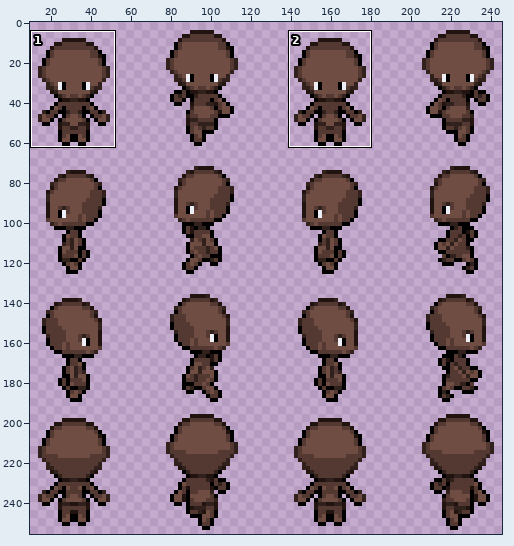
Edited in one commit: sprite sheet (images/bodyParts/body/gen5/f_tono_4.png). The picture above shows the old version from afar; the outline marks the close-up.
Close-up. Before the commit:
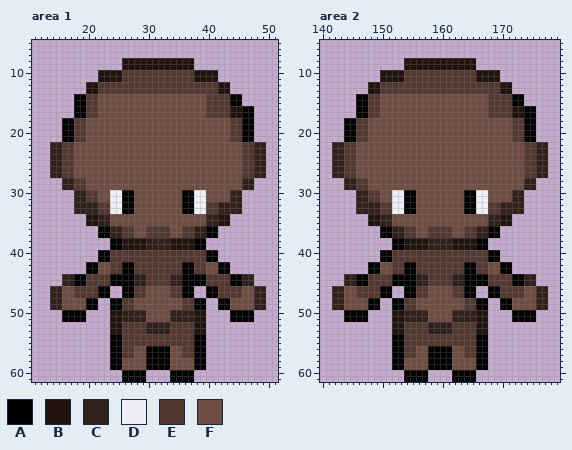
The file is 256x256 pixels. Colours within 5 levels of each other are drawn and written as one. Shown: area 1: x 11..51, y 5..61; area 2: x 140..179, y 5..61. The wide view leaves out empty margins. The commit also changed other parts of the picture, which this record leaves out.
Palette (. is transparent): A #000000  B #201310  C #30211d  D #eeeef7  E #533931  F #704d42
And afterwards:
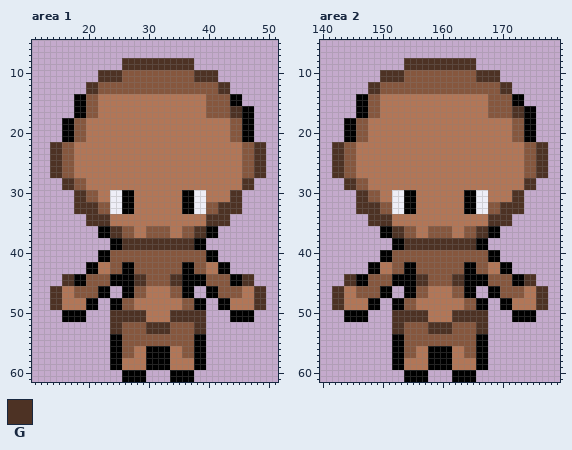
Colours new in this view: G #4d3224
From old to new:
colour E: #533931 -> #86573e
colour F: #704d42 -> #b27657
Changed rows in their new state; - is a pixel that keeps its letter.
Area 1:
first column x 20:
 8 ------GGGGGGGGGGGG--------
 9 ------GGGGGGGGGGGG--------
10 --GGGG------------GGGG----
11 --GGGG------------GGGG----
12 GG--------------------GG--
13 GG--------------------GG--
16 ------------------------GG
17 ------------------------GG
first column x 14:
22 GG--------------------------------GG
23 GG--------------------------------GG
24 GG--------------------------------GG
25 GG--------------------------------GG
26 GG--------------------------------GG
27 GG--------------------------------GG
28 --GG----------------------------GG--
29 --GG----------------------------GG--
30 ----GG------------------------GG----
31 ----GG------------------------GG----
32 ----GGGG--------------------GGGG----
33 ----GGGG--------------------GGGG----
34 ------GGGG----------------GGGG------
35 ------GGGG----------------GGGG------
36 ----------GG------------GG----------
37 ----------GG------------GG----------
38 ------------GGGGGGGGGGGG------------
39 ------------GGGGGGGGGGGG------------
first column x 14:
44 --GG----------GG----GG----------GG--
45 --GG----------GG----GG----------GG--
46 GG--------------------------------GG
47 GG--------------------------------GG
48 GG--------------------------------GG
49 GG--------------------------------GG
50 ----------GGGGGG----GGGGGG----------
51 ----------GGGGGG----GGGGGG----------
52 ----------GG----GGGG----GG----------
53 ----------GG----GGGG----GG----------
Area 2:
first column x 148:
 8 ------GGGGGGGGGGGG--------
 9 ------GGGGGGGGGGGG--------
10 --GGGG------------GGGG----
11 --GGGG------------GGGG----
12 GG--------------------GG--
13 GG--------------------GG--
16 ------------------------GG
17 ------------------------GG
first column x 142:
22 GG--------------------------------GG
23 GG--------------------------------GG
24 GG--------------------------------GG
25 GG--------------------------------GG
26 GG--------------------------------GG
27 GG--------------------------------GG
28 --GG----------------------------GG--
29 --GG----------------------------GG--
30 ----GG------------------------GG----
31 ----GG------------------------GG----
32 ----GGGG--------------------GGGG----
33 ----GGGG--------------------GGGG----
34 ------GGGG----------------GGGG------
35 ------GGGG----------------GGGG------
36 ----------GG------------GG----------
37 ----------GG------------GG----------
38 ------------GGGGGGGGGGGG------------
39 ------------GGGGGGGGGGGG------------
first column x 142:
44 --GG----------GG----GG----------GG--
45 --GG----------GG----GG----------GG--
46 GG--------------------------------GG
47 GG--------------------------------GG
48 GG--------------------------------GG
49 GG--------------------------------GG
50 ----------GGGGGG----GGGGGG----------
51 ----------GGGGGG----GGGGGG----------
52 ----------GG----GGGG----GG----------
53 ----------GG----GGGG----GG----------
Where, in picture pixels (left, top, right, bottom), the same in both close-ups:
changed: (50, 58, 266, 370)
changed: (332, 58, 548, 370)
